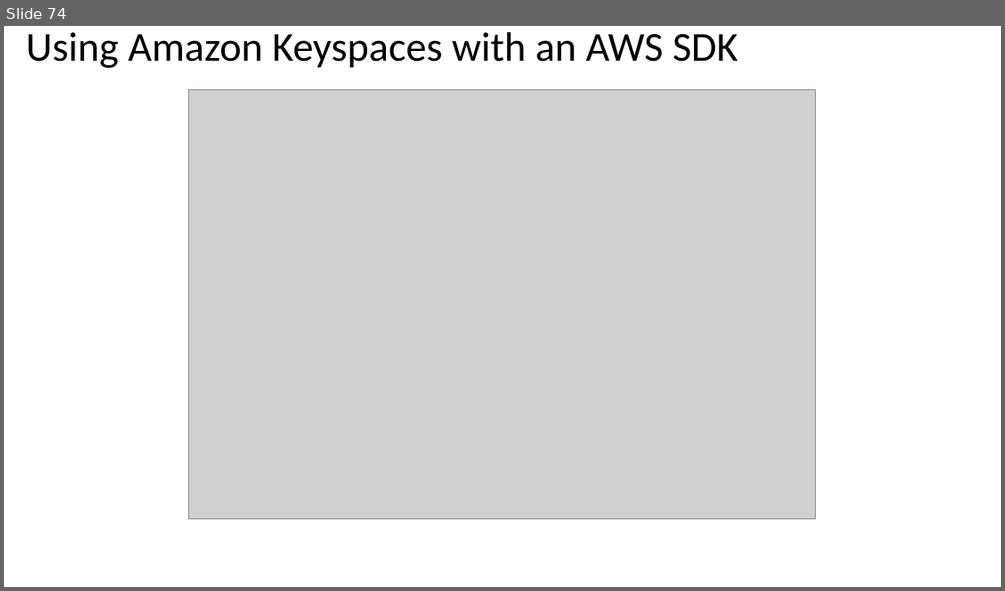
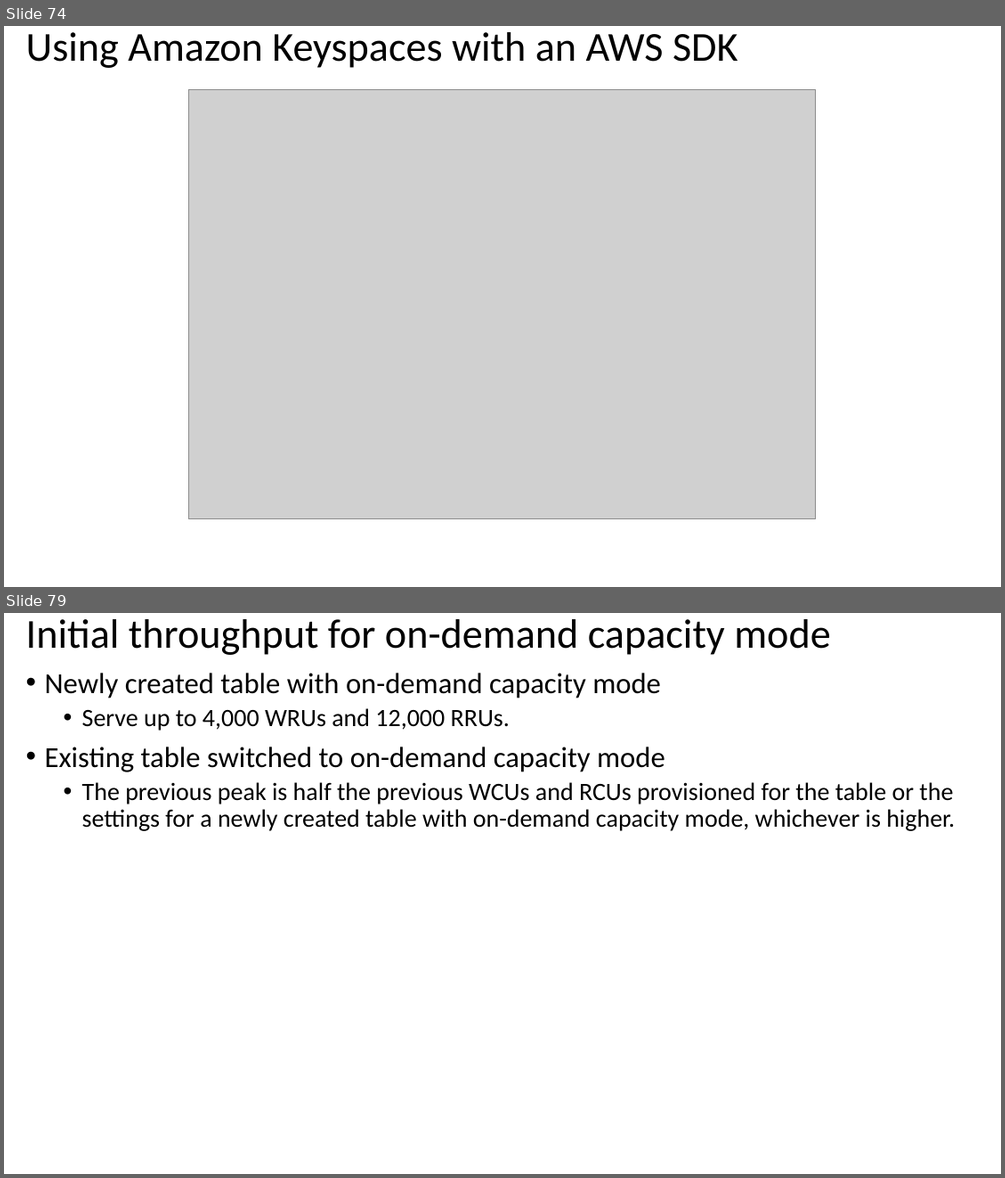
Before and after one commit to atingupta2005/nosql-databases-aws-azure-oct-23, a slide deck: PPTs/3-AWS-Keyspaces.pptx. Shown one above the other, each under a label of ours: slide 74 before the commit, slides 74 and 79 after it; the slides between them are not shown. The pictures are 1005x591 and 1005x1178 pixels, drawn with LibreOffice and Linux fonts; fonts in the diff are those of the drawing; grey boxes stand for pictures. Boxes give left, top, right and bottom in pixels: in the first picture for what was removed or moved away, otherwise in the second. Text is boxed around its words. In the diff, an @@ line names an element or a change of style, - is before the commit and + after.

```diff
--- a/PPTs/3-AWS-Keyspaces.pptx
+++ b/PPTs/3-AWS-Keyspaces.pptx
@@ slide 79 added at (4, 613, 1001, 1174), background #FFFFFF @@
@@ title added at (26, 619, 830, 655), 39.6 pt, text #000000 @@
+Initial throughput for on-demand capacity mode
@@ text added at (45, 673, 955, 831), 24 pt, text #000000 @@
+• Newly created table with on-demand capacity mode
+  • Serve up to 4,000 WRUs and 12,000 RRUs.
+• Existing table switched to on-demand capacity mode
+  • The previous peak is half the previous WCUs and RCUs provisioned for the table or the settings for a newly created table with on-demand capacity mode, whichever is higher.
```
Also in this commit, not shown: 48 slides changed, 42 other slides added, 3 other files.
